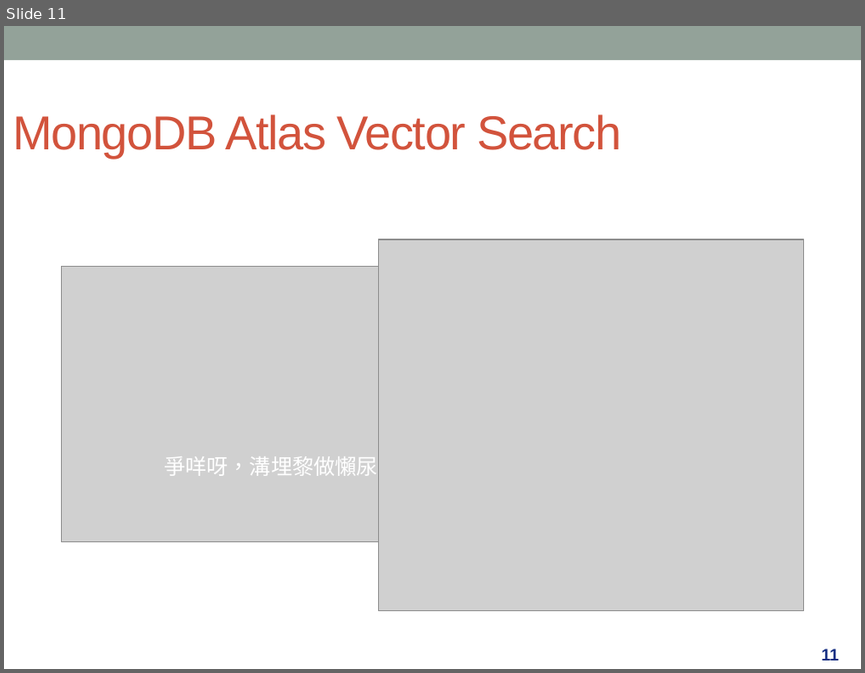
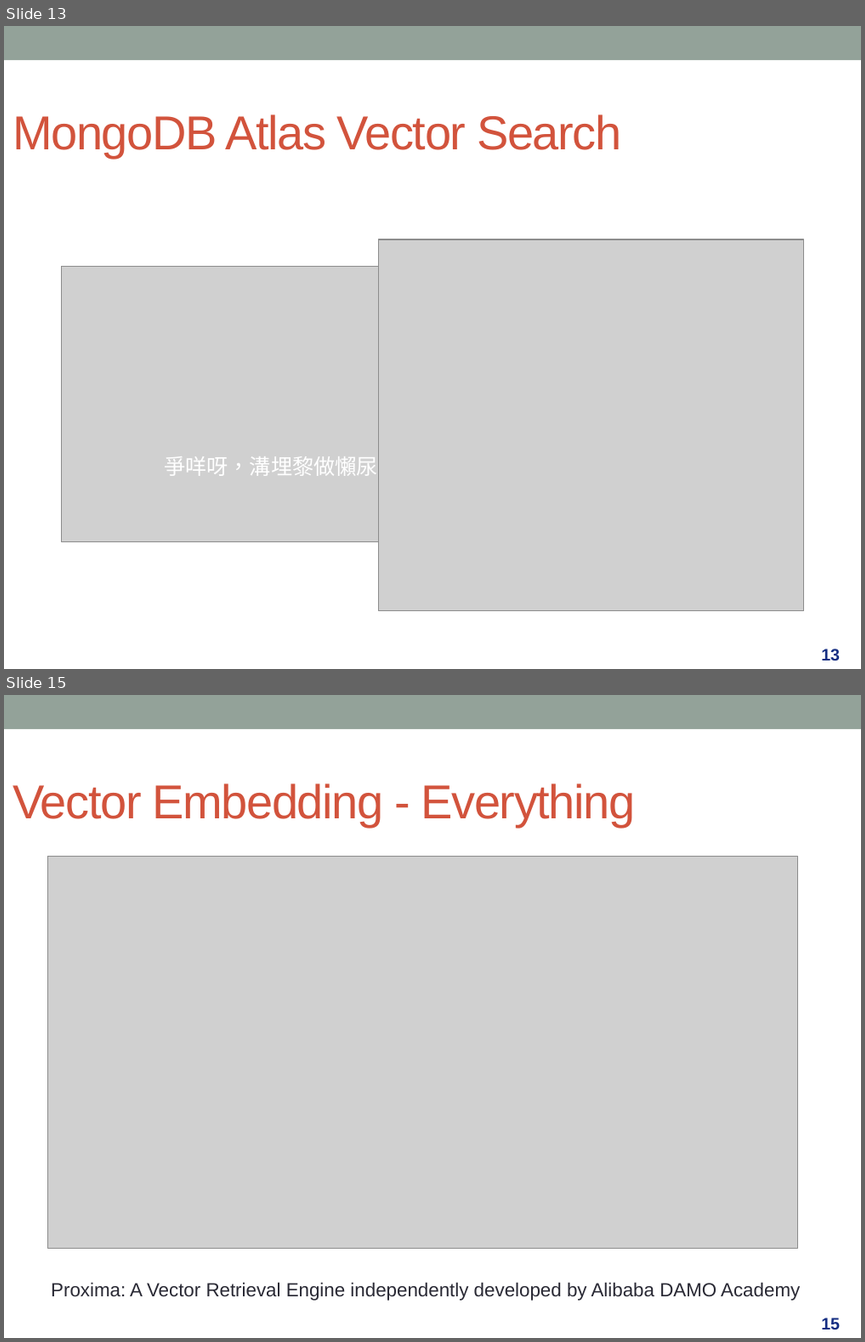
Before and after one commit to kenwkliu/ideas, a slide deck: slides/GenAI.pptx. Shown one above the other, each under a label of ours: slide 11 before the commit, slides 13 and 15 after it; the slides between them are not shown. The pictures are 865x673 and 865x1342 pixels, drawn with LibreOffice and Linux fonts; fonts in the diff are those of the drawing; grey boxes stand for pictures. Boxes give left, top, right and bottom in pixels: in the first picture for what was removed or moved away, otherwise in the second. Text is boxed around its words. In the diff, an @@ line names an element or a change of style, - is before the commit and + after.

```diff
--- a/slides/GenAI.pptx
+++ b/slides/GenAI.pptx
@@ slide 15 added at (4, 695, 861, 1338), background #FFFFFF; not listed: 1 template element that a slide beside it also shows @@
@@ title added at (12, 783, 636, 827), 40 pt, text #D2533C @@
+Vector Embedding - Everything
@@ picture added at (47, 857, 797, 1247) @@
@@ text added at (51, 1281, 800, 1300), 16 pt, text #292934 @@
+Proxima: A Vector Retrieval Engine independently developed by Alibaba DAMO Academy
@@ page number added at (821, 1317, 840, 1330), 14 pt, text #152E82, bold @@
+15
@@ what was slide 11 is now slide 13 @@
@@ page number at (821, 648, 840, 661): text changed @@
-11
+13
```
Also in this commit, not shown: 6 slides changed, 3 other slides added, 1 slide removed.
